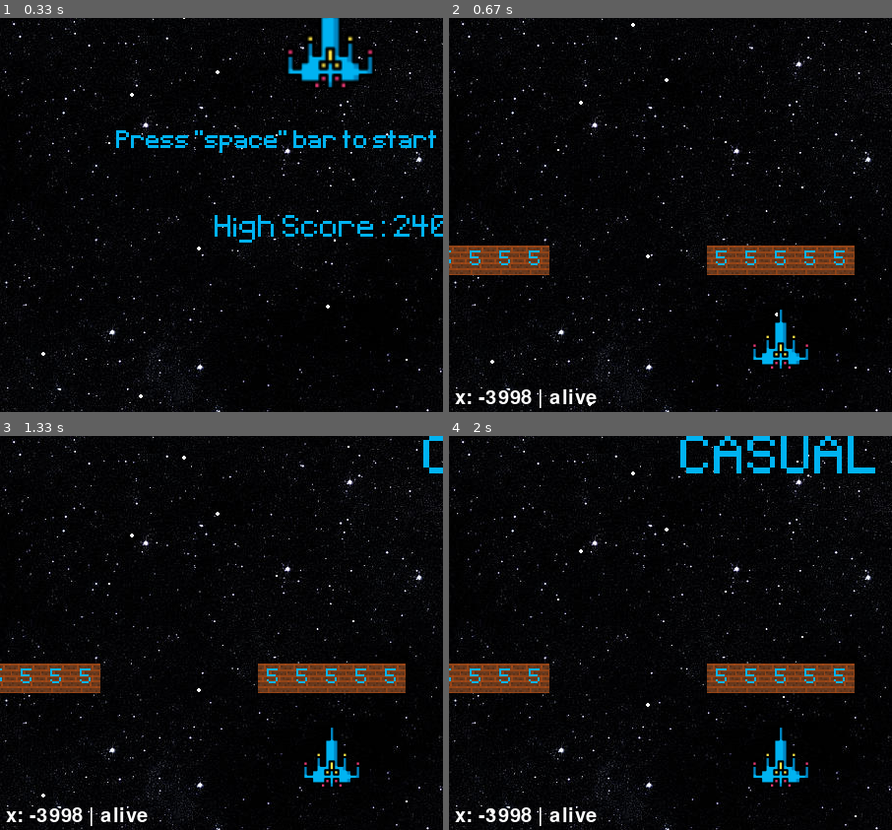
Above: before the commit, frames 1-4 (two rows, left to right).
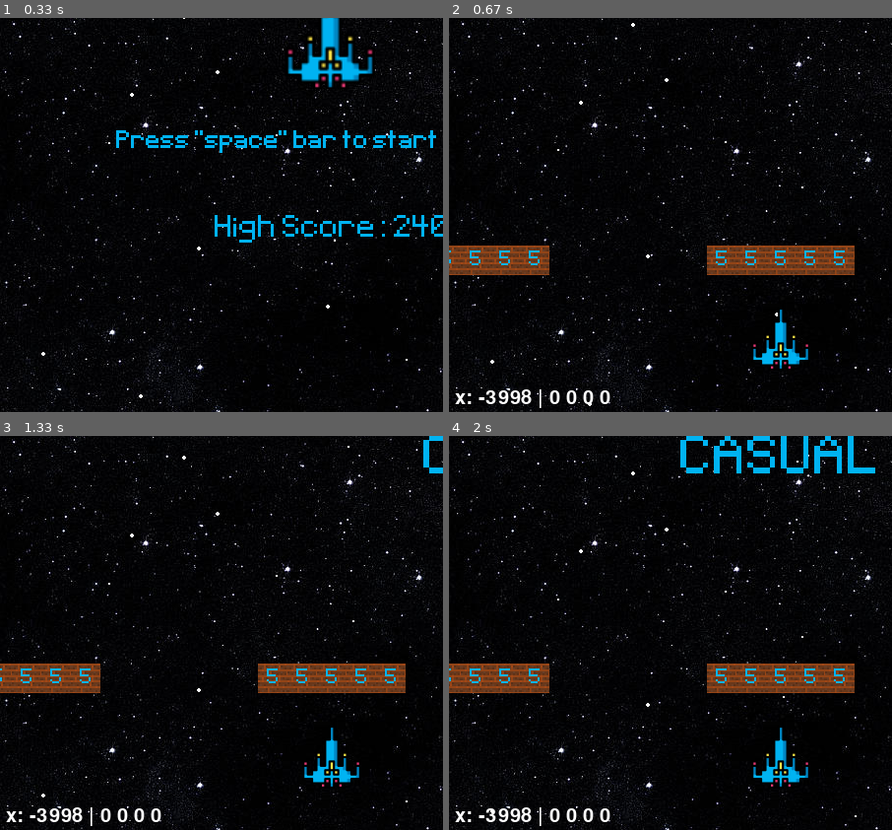
Above: after the commit, the same moments.

Repository: Ali-Guliyev/space-invaders-pygame
Game: pygame game, started from game.py
Two runs of this game, one before a commit and one after it. Both use one fixed random seed, a clock stepped at 60 frames per second and the inputs below.
Inputs:
- Up to frame 1 (0.33 s): no input
- Up to frame 2 (0.67 s): tap Space at 0.33 s
- Up to frame 3 (1.33 s): hold Right 0.67-1.13 s; tap Space at 0.73, 1.03 s
- Up to frame 4 (2 s): no input
The pictures show only the part of the screen within x 13-63%, y 47-97%; the shares and areas given below are measured in that part.

Frame 1 is identical in both runs. In frame 2, 0.3% of the frame differs, in the area x 22-37%, y 94-98%; in frame 3, 0.3%; in frame 4, 0.3%.

Commit message:
Added an animation for Boss Alien Secondary

Diff:
--- a/game.py
+++ b/game.py
@@ -728,7 +728,6 @@
 
     def update(self):
         super().update()
-        self.rect.y += self.speed
 
     def die(self):
         playsound("explosion.mp3")
@@ -873,7 +872,7 @@
         heart.update()
 
         # debug(f"Player_bullet x: {player_bullet.rect.x}, y: {player_bullet.rect.y}", 10, 80)
-        debug(f"Heart x: {heart.rect.x} | {boss_aliens_secondary_arr[3].status}", 60, 750)
+        debug(f"Heart x: {heart.rect.x} | {boss_aliens_primary_arr[0].speed} {boss_aliens_primary_arr[1].speed} {boss_aliens_primary_arr[2].speed} {boss_aliens_primary_arr[3].speed} ", 60, 750)
         # debug(f"Player speed: {player.speed}", 10, 80)
         # debug(f"Boss Alien: {boss_alien.rect.y}", 10, 160)
         # debug(f"Boss Primary 1: {boss_aliens_primary_arr[0].rect.y}", 10, 260)
@@ -910,28 +909,57 @@
 
             # Boss Alien PRIMARY going downwards animation
             for i in range(len(boss_aliens_primary_arr)):
-                if boss_aliens_primary_arr[i].status == "alive":
-                    boss_aliens_primary_arr[i].update()
+                current_alien = boss_aliens_primary_arr[i]
+                if current_alien.status == "alive":
+                    current_alien.update()
                     boss_aliens_primary_bullets_arr[i].update()
                     boss_aliens_primary_hp_bars_arr[i].update()
 
                     coords = [[200, 120], [200, 270], [WIDTH - 80, 120], [WIDTH - 80, 270]]
 
-                    if boss_aliens_primary_arr[i].rect.y >= coords[i][1]:
-                        boss_aliens_primary_arr[i].speed = 0
+                    # if the alien helpers reach the point where they can shoot
+                    if current_alien.rect.y >= coords[i][1]:
+                        # Two alien primary helpers at the top firstly move right and two at the bottom initially move left
+                        # if i == 0 or i == 2:
+                        #     current_alien.speed = 0
+                        #     current_alien.rect.x += current_alien.speed
+                        #     print(current_alien.speed)
+                        # else:
+                        #     current_alien.rect.x -= current_alien.speed
+                        #     boss_aliens_primary_arr[0].speed = game.speeds["BossLevelAlien"]
+                        #     boss_aliens_primary_arr[2].speed = game.speeds["BossLevelAlien"]
+
+                        if i == 1 or i == 3:
+                            boss_aliens_primary_arr[0].rect.x += boss_aliens_primary_arr[0].speed
+                            boss_aliens_primary_arr[2].rect.x += boss_aliens_primary_arr[2].speed
+
+                            boss_aliens_primary_arr[1].rect.x -= boss_aliens_primary_arr[1].speed
+                            boss_aliens_primary_arr[3].rect.x -= boss_aliens_primary_arr[3].speed
+
+                        boss_aliens_primary_hp_bars_arr[i].x_pos = current_alien.rect.x - 20
+                        boss_aliens_primary_hp_bars_arr[i].y_pos = current_alien.rect.y - 20
+
+                        # Alien helper going hitting left and right imaginary obstacle so they will go left and right
+                        if current_alien.rect.x >= coords[i][0] or current_alien.rect.x <= coords[i][0] - 140:
+                            current_alien.speed = -current_alien.speed
                     else:
                         reposition_boss_aliens_primary_hp_bars()
+                        current_alien.rect.y += current_alien.speed
 
             # Boss Alien SECONDARY going downwards animation
             for i in range(len(boss_aliens_secondary_arr)):
-                  boss_aliens_secondary_arr[i].update()
-                  boss_aliens_secondary_bullets_arr[i].update()
-                  boss_aliens_secondary_hp_bars_arr[i].update()
-
-                  if boss_aliens_secondary_arr[i].rect.y >= game.boss_alien_secondary_max_y:
-                      boss_aliens_secondary_arr[i].speed = 0
-                  else:
-                      reposition_boss_aliens_secondary_hp_bars()
+                current_alien = boss_aliens_secondary_arr[i]
+
+                current_alien.update()
+                boss_aliens_secondary_bullets_arr[i].update()
+                boss_aliens_secondary_hp_bars_arr[i].update()
+
+                if current_alien.rect.y >= game.boss_alien_secondary_max_y:
+                    current_alien.speed = 0
+                else:
+                    reposition_boss_aliens_secondary_hp_bars()
+                    current_alien.rect.y += current_alien.speed
+
 
         # Level entrance text
         levelEntranceTextUpdate()
